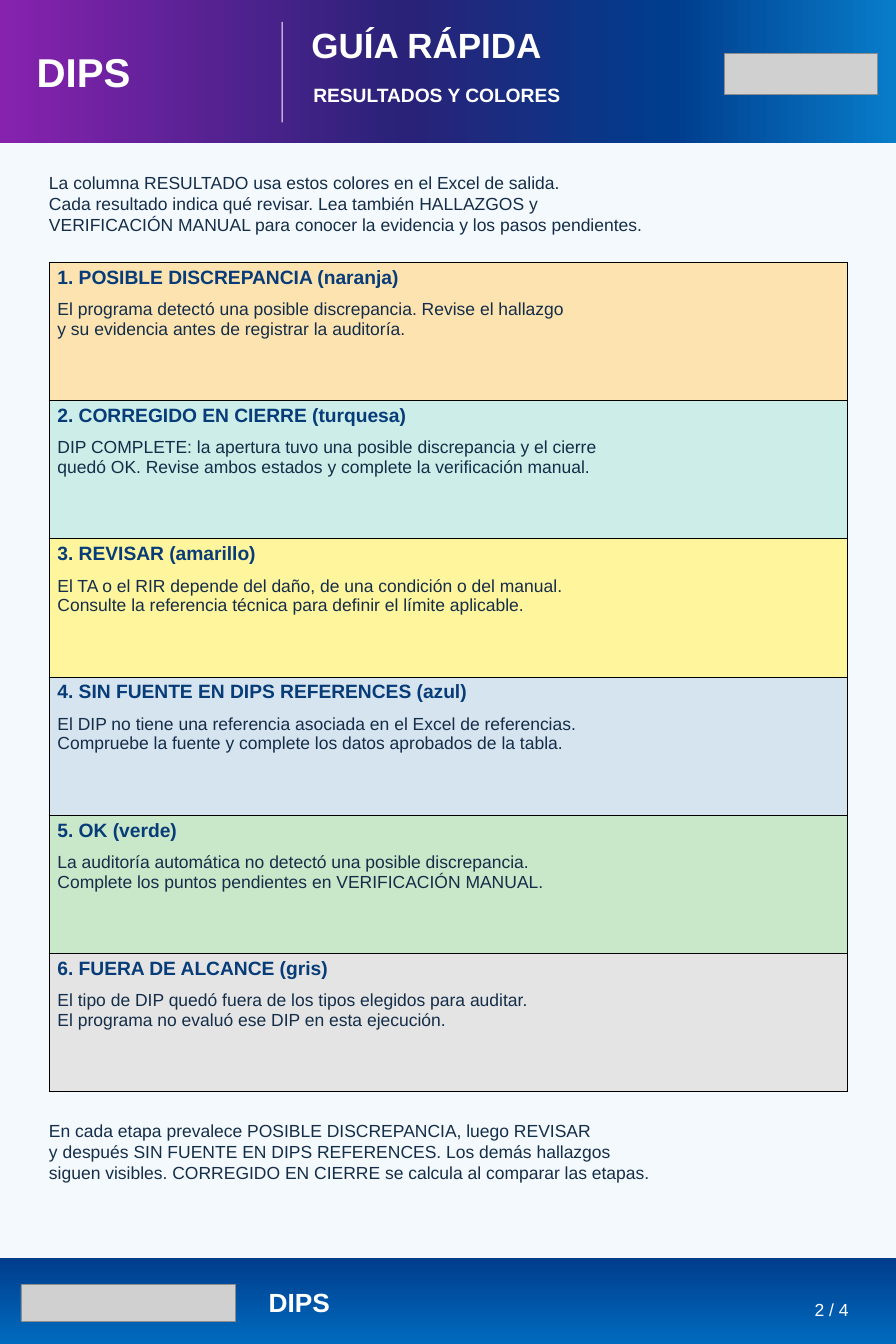
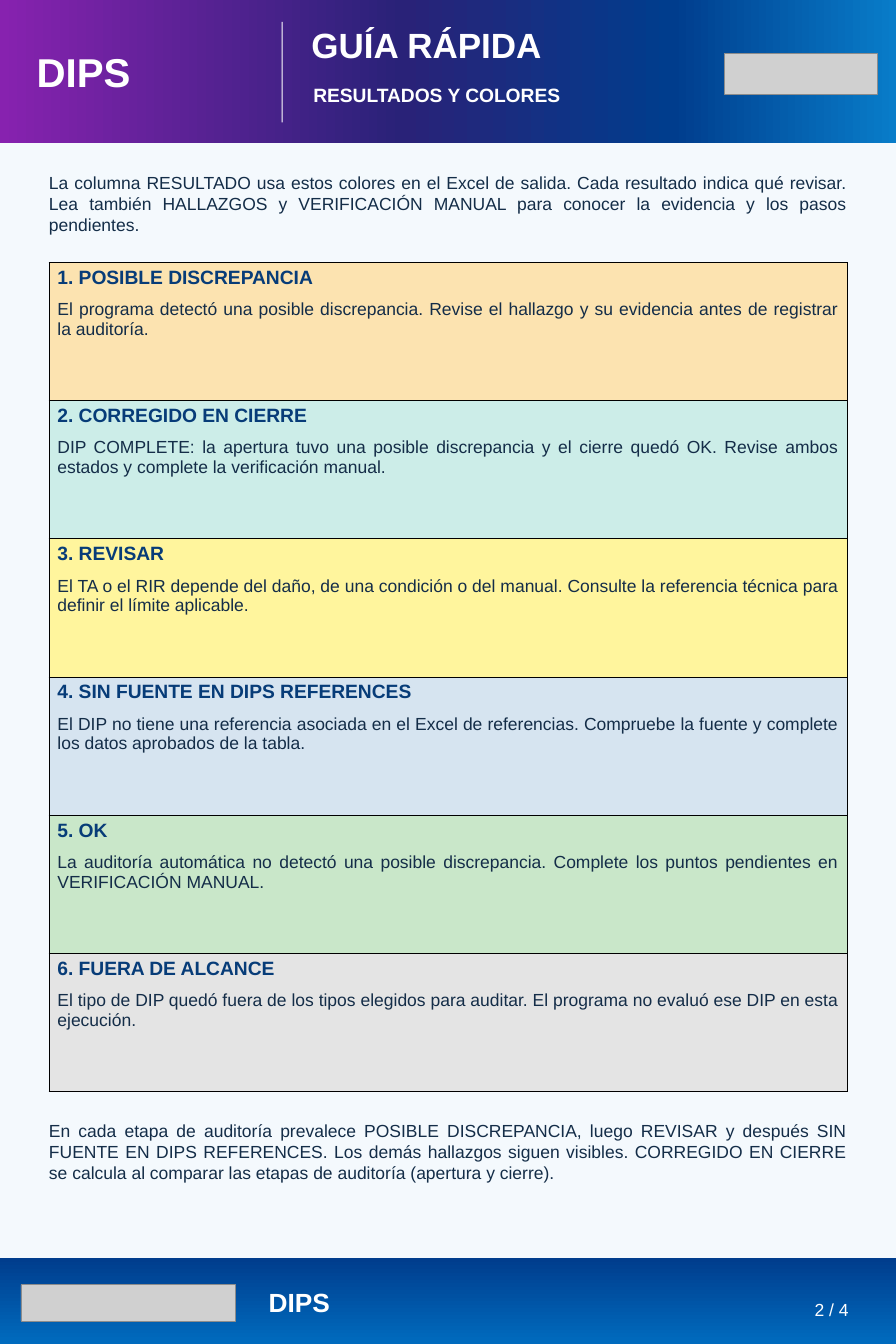
Before and after one commit to lviloriabas/dips, a slide deck: slide 2 of docs/Guia_DIPS_reglas_referencias.pptx. Drawn at 896x1344 pixels with LibreOffice and Linux fonts; fonts in the diff are those of the drawing; grey boxes stand for pictures. Boxes give left, top, right and bottom in pixels: in the first picture for what was removed or moved away, otherwise in the second. Text is boxed around its words. In the diff, an @@ line names an element or a change of style, - is before the commit and + after.

Commit message:
Justifica resultados y aclara etapas de auditoria en la guia

```diff
--- a/docs/Guia_DIPS_reglas_referencias.pptx
+++ b/docs/Guia_DIPS_reglas_referencias.pptx
@@ text at bbox=[49, 176, 846, 235]: text changed @@
-La columna RESULTADO usa estos colores en el Excel de salida.
+La columna RESULTADO usa estos colores en el Excel de salida. Cada resultado indica qué revisar. Lea también HALLAZGOS y VERIFICACIÓN MANUAL para conocer la evidencia y los pasos pendientes.
@@ text removed at bbox=[49, 197, 538, 214] @@
-Cada resultado indica qué revisar. Lea también HALLAZGOS y
@@ text removed at bbox=[49, 217, 642, 235] @@
-VERIFICACIÓN MANUAL para conocer la evidencia y los pasos pendientes.
@@ table at bbox=[49, 262, 846, 1092] @@
-row 1, column 1: 1. POSIBLE DISCREPANCIA (naranja) / El programa detectó una posible discrepancia. Revise el hallazgo / y su evidencia antes de registrar la auditoría.
+row 1, column 1: 1. POSIBLE DISCREPANCIA / El programa detectó una posible discrepancia. Revise el hallazgo y su evidencia antes de registrar la auditoría.
-row 2, column 1: 2. CORREGIDO EN CIERRE (turquesa) / DIP COMPLETE: la apertura tuvo una posible discrepancia y el cierre / quedó OK. Revise ambos estados y complete la verificación manual.
+row 2, column 1: 2. CORREGIDO EN CIERRE / DIP COMPLETE: la apertura tuvo una posible discrepancia y el cierre quedó OK. Revise ambos estados y complete la verificación manual.
-row 3, column 1: 3. REVISAR (amarillo) / El TA o el RIR depende del daño, de una condición o del manual. / Consulte la referencia técnica para definir el límite aplicable.
+row 3, column 1: 3. REVISAR / El TA o el RIR depende del daño, de una condición o del manual. Consulte la referencia técnica para definir el límite aplicable.
-row 4, column 1: 4. SIN FUENTE EN DIPS REFERENCES (azul) / El DIP no tiene una referencia asociada en el Excel de referencias. / Compruebe la fuente y complete los datos aprobados de la tabla.
+row 4, column 1: 4. SIN FUENTE EN DIPS REFERENCES / El DIP no tiene una referencia asociada en el Excel de referencias. Compruebe la fuente y complete los datos aprobados de la tabla.
-row 5, column 1: 5. OK (verde) / La auditoría automática no detectó una posible discrepancia. / Complete los puntos pendientes en VERIFICACIÓN MANUAL.
+row 5, column 1: 5. OK / La auditoría automática no detectó una posible discrepancia. Complete los puntos pendientes en VERIFICACIÓN MANUAL.
-row 6, column 1: 6. FUERA DE ALCANCE (gris) / El tipo de DIP quedó fuera de los tipos elegidos para auditar. / El programa no evaluó ese DIP en esta ejecución.
+row 6, column 1: 6. FUERA DE ALCANCE / El tipo de DIP quedó fuera de los tipos elegidos para auditar. El programa no evaluó ese DIP en esta ejecución.
@@ text at bbox=[49, 1124, 846, 1183]: text changed @@
-siguen visibles. CORREGIDO EN CIERRE se calcula al comparar las etapas.
+En cada etapa de auditoría prevalece POSIBLE DISCREPANCIA, luego REVISAR y después SIN FUENTE EN DIPS REFERENCES. Los demás hallazgos siguen visibles. CORREGIDO EN CIERRE se calcula al comparar las etapas de auditoría (apertura y cierre).
@@ text removed at bbox=[49, 1124, 591, 1141] @@
-En cada etapa prevalece POSIBLE DISCREPANCIA, luego REVISAR
@@ text removed at bbox=[49, 1145, 611, 1162] @@
-y después SIN FUENTE EN DIPS REFERENCES. Los demás hallazgos
```
Also in this commit, not shown: 2 other files.
